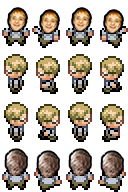
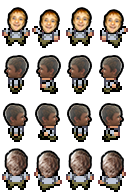
Two versions of the same layered image (128x192). Layer-by-layer changes:
added group "LEFT" with 4 layers above "RIGHT" over (4, 55, 124, 78)
added layer "IMG_20170620_130741 Kopie 7" in group "LEFT" over (99, 55, 124, 78)
added layer "IMG_20170620_130741 Kopie 6" in group "LEFT" over (67, 55, 92, 78)
added layer "IMG_20170620_130741 Kopie 5" in group "LEFT" over (36, 55, 61, 78)
added layer "IMG_20170620_130741 Kopie 4" in group "LEFT" over (4, 55, 29, 78)
added group "RIGHT" with 4 layers above "BACK" over (3, 103, 124, 126)
added layer "IMG_20170620_130741 Kopie" in group "RIGHT" over (35, 103, 60, 126)
added layer "IMG_20170620_130741 Kopie 3" in group "RIGHT" over (99, 103, 124, 126)
added layer "IMG_20170620_130741 Kopie 2" in group "RIGHT" over (67, 103, 92, 126)
added layer "IMG_20170620_130741" in group "RIGHT" over (3, 103, 28, 126)
painted on "Ebene 1" over (4, 54, 124, 126)
